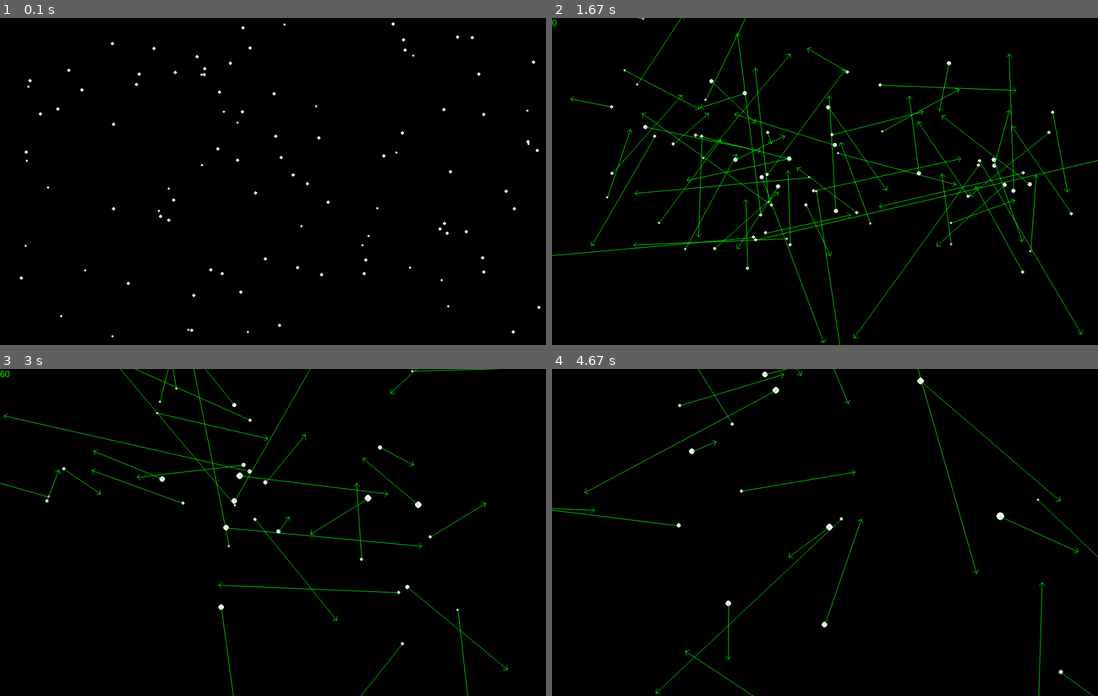
Above: before the commit, frames 1-4 (two rows, left to right).
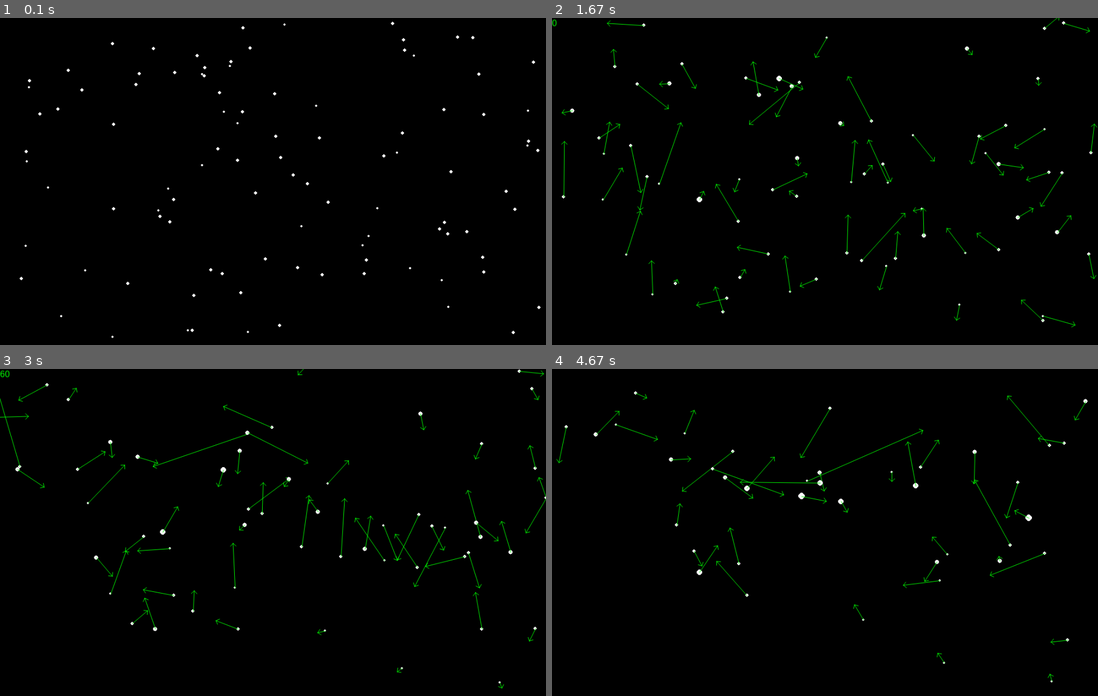
Above: after the commit, the same moments.

Repository: dpjmv/2d-gravity-pygame
Game: pygame game, started from gravity.py
The game is run twice, just before and just after one commit, with the same random seed, the same clock (stepped at 60 frames per second) and the same inputs.
Inputs:
- Up to frame 1 (0.1 s): no input
- Up to frame 2 (1.67 s): tap V at 0.83 s; tap F at 1.17 s; tap E at 1.5 s
- Up to frame 3 (3 s): tap F at 1.9, 2.2, 2.4, 2.73 s; tap E at 2.48 s
- Up to frame 4 (4.67 s): tap F at 3.03, 3.23, 3.53, 3.8, 4.57 s; tap V at 3.32, 4.65 s; tap E at 3.88 s

The runs differ from the first frame. In frame 1, 0.2% of the frame differs, in the area x 3-99%, y 1-98%; in frame 2, 6.8%, in the area x 0-100%, y 0-100%; in frame 3, 4.1%; in frame 4, 3.0%.

Commit message:
Fixed force integration

Diff:
--- a/gravity.py
+++ b/gravity.py
@@ -15,7 +15,7 @@
             "screen_size": (1000, 600),
             "fps": 60,
             "max_speed": 100, # pixels/second
-            "gravitational_constant": 50000.0, # with pixels as distance unit
+            "gravitational_constant": 10000.0, # with pixels as distance unit
             "radius_scale": 2.0,
             "bg_color": pygame.Color(0, 0, 0),
             "body_count": 100,
--- a/rigidbody.py
+++ b/rigidbody.py
@@ -42,7 +42,11 @@
         d_squared = dx * dx + dy * dy
         d = d_squared ** 0.5
 
-        magnitude = (G * m1 * m2) / d_squared
+        if (d_squared > 0):
+            magnitude = (G * m1 * m2) / d_squared
+        else:
+            magnitude = 1
+            d = 1
         dx_normalized_scaled = dx / d * magnitude
         dy_normalized_scaled = dy / d * magnitude
 
@@ -100,10 +104,10 @@
 
     def move(self):
         dt = self.game.dt
+        self.vel[0] += self.forces[0] * dt / self.mass # acceleration
+        self.vel[1] += self.forces[1] * dt / self.mass
         self.pos[0] += self.vel[0] * dt
         self.pos[1] += self.vel[1] * dt
-        self.vel[0] += self.forces[0] * dt / self.mass # acceleration
-        self.vel[1] += self.forces[1] * dt / self.mass
         self.forces = [0.0, 0.0]
 
     def draw(self):
